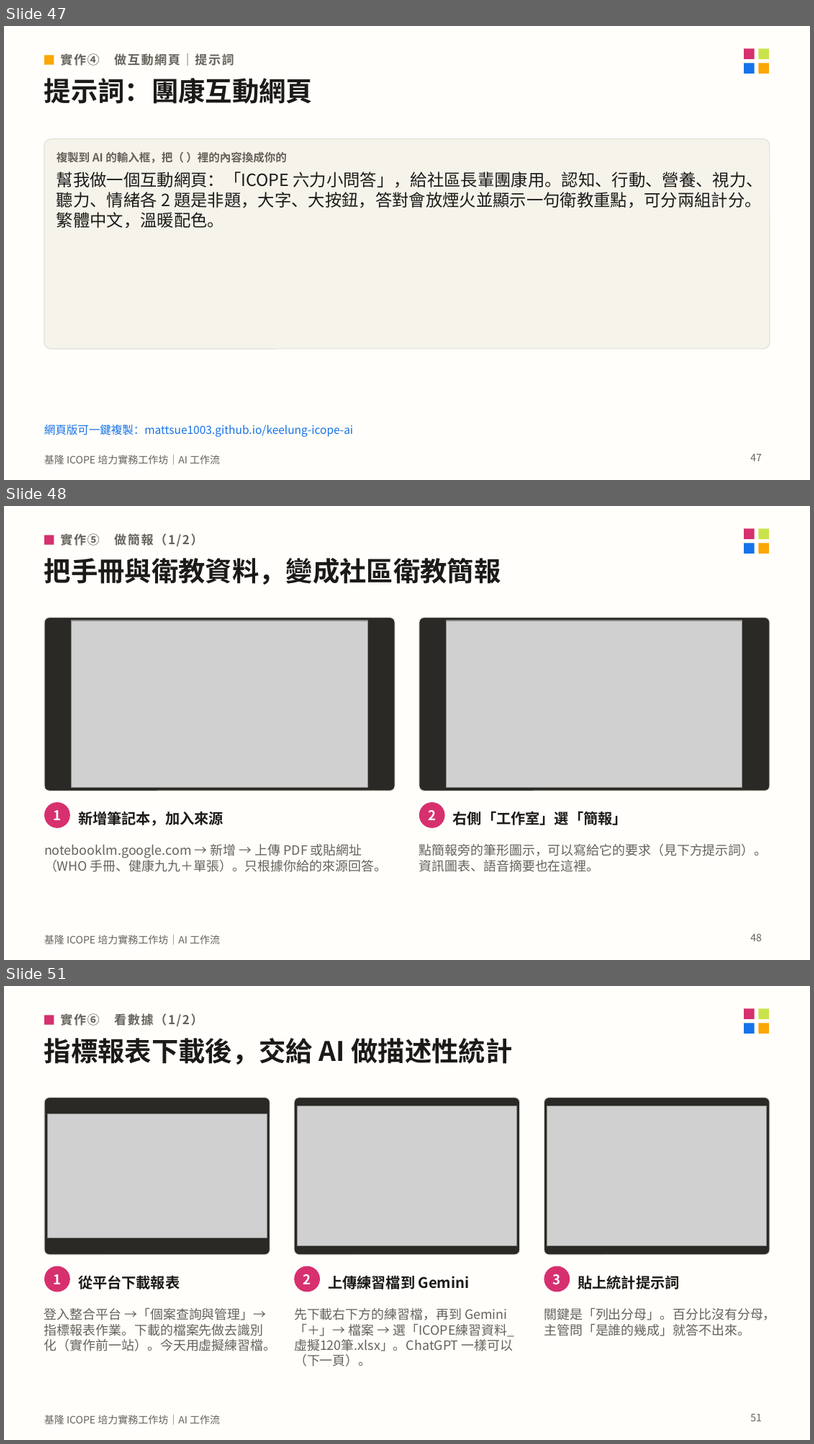
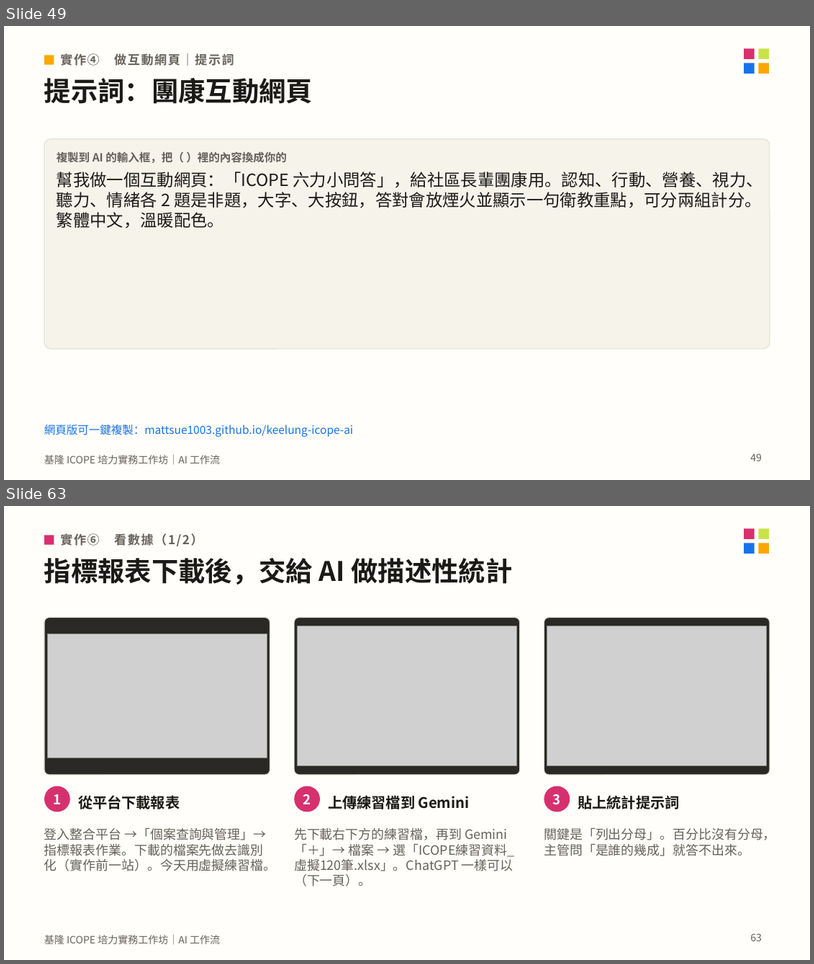
Before and after one commit to mattsue1003/keelung-icope-ai, a slide deck: 基隆ICOPE_AI工作坊_講義.pptx. Shown one above the other, each under a label of ours: slides 47, 48 and 51 before the commit, slides 49 and 63 after it; the slides between them are not shown. The pictures are 814x1444 and 814x964 pixels, drawn with LibreOffice and Linux fonts; fonts in the diff are those of the drawing; grey boxes stand for pictures. Boxes give left, top, right and bottom in pixels: in the first picture for what was removed or moved away, otherwise in the second. Text is boxed around its words. In the diff, an @@ line names an element or a change of style, - is before the commit and + after.

```diff
--- a/基隆ICOPE_AI工作坊_講義.pptx
+++ b/基隆ICOPE_AI工作坊_講義.pptx
@@ slide 48 removed at bbox=[4, 506, 810, 960], background #FFFEFA; not listed: 5 template elements that a slide beside it also shows @@
@@ rectangle removed at bbox=[44, 535, 54, 545] @@
@@ text removed at bbox=[60, 533, 203, 546] @@
-實作⑤ 做簡報（1/2）
@@ text removed at bbox=[44, 558, 502, 584] @@
-把手冊與衛教資料，變成社區衛教簡報
@@ rounded rectangle removed at bbox=[44, 618, 395, 790] @@
@@ picture removed at bbox=[72, 620, 368, 788] @@
@@ rounded rectangle removed at bbox=[419, 618, 770, 790] @@
@@ picture removed at bbox=[447, 620, 743, 788] @@
@@ ellipse removed at bbox=[44, 802, 70, 828] @@
@@ ellipse removed at bbox=[419, 802, 445, 828] @@
@@ text removed at bbox=[53, 810, 61, 820] @@
-1
@@ text removed at bbox=[78, 811, 224, 826] @@
-新增筆記本，加入來源
@@ text removed at bbox=[428, 810, 436, 820] @@
-2
@@ text removed at bbox=[453, 811, 628, 825] @@
-右側「工作室」選「簡報」
@@ text removed at bbox=[44, 844, 387, 872] @@
-notebooklm.google.com → 新增 → 上傳 PDF 或貼網址（WHO 手冊、健康九九＋單張）。只根據你給的來源回答。
@@ text removed at bbox=[419, 844, 768, 872] @@
-點簡報旁的筆形圖示，可以寫給它的要求（見下方提示詞）。資訊圖表、語音摘要也在這裡。
@@ page number removed at bbox=[751, 933, 762, 941] @@
-48
@@ what was slide 47 is now slide 49 @@
@@ page number at bbox=[751, 453, 762, 461]: text changed @@
-47
+49
@@ what was slide 51 is now slide 63 @@
@@ page number at bbox=[751, 933, 762, 941]: text changed @@
-51
+63
```
Also in this commit, not shown: 3 slides changed, 13 slides added, 39 other files.
